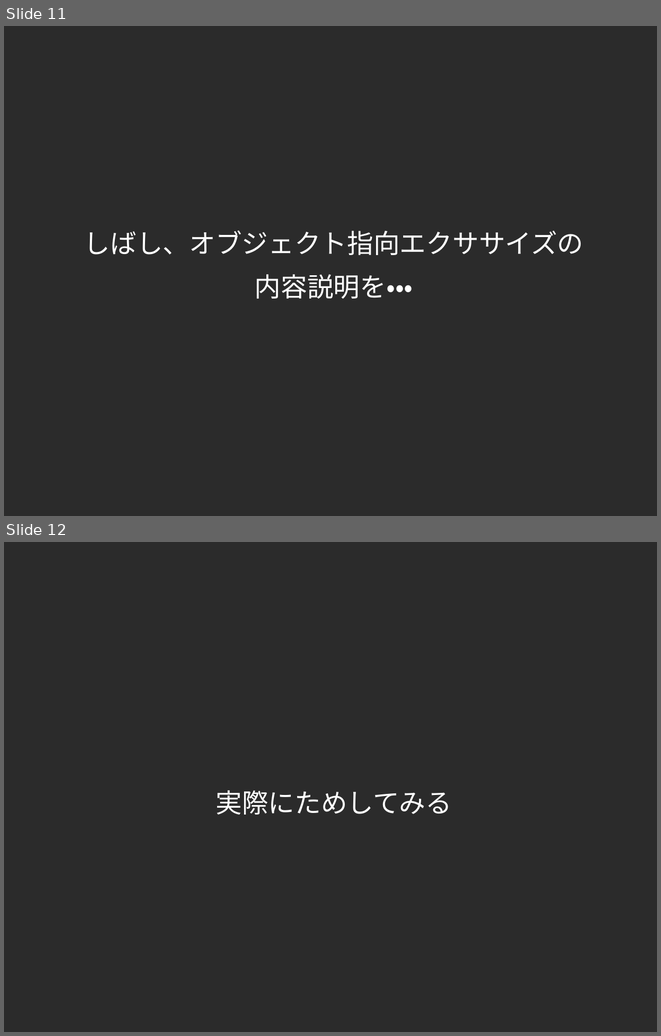
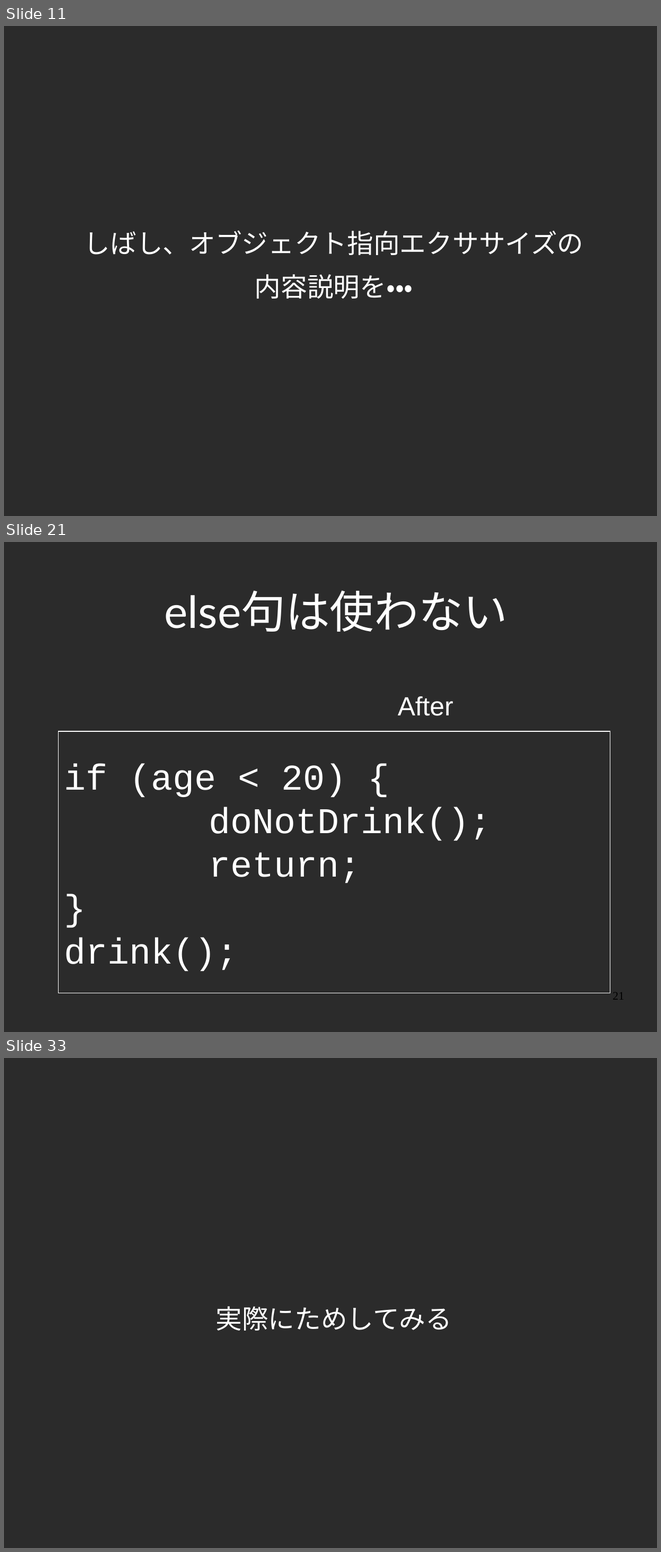
Before and after one commit to yojik/yojik-lib, a slide deck: 2009devsumi/oo_exercise/doc/devsum.odp. Shown one above the other, each under a label of ours: slides 11 and 12 before the commit, slides 11, 21 and 33 after it; the slides between them are not shown. The pictures are 661x1036 and 661x1552 pixels, drawn with LibreOffice and Linux fonts; fonts in the diff are those of the drawing; background and template pictures are left out; a plain dark background stands for a picture behind light text. Boxes give left, top, right and bottom in pixels: in the first picture for what was removed or moved away, otherwise in the second. Text is boxed around its words. In the diff, an @@ line names an element or a change of style, - is before the commit and + after.

```diff
--- a/2009devsumi/oo_exercise/doc/devsum.odp
+++ b/2009devsumi/oo_exercise/doc/devsum.odp
@@ slide 21 added at (4,542,657,1032), background picture (left out) @@
@@ title added at (165,590,508,632), 54 pt, text #FFFFFF @@
+else句は使わない
@@ text added at (398,696,453,716), 32 pt, text #FFFFFF @@
+After
@@ rectangle added at (59,731,611,993), outline #FFFFFF 0.74 pt, 44 pt, text #FFFFFF @@
+if (age < 20) {
+doNotDrink();
+return;
+}
+drink();
@@ page number added at (612,992,624,999), 14 pt, text #000000 @@
+21
@@ what was slide 12 is now slide 33 @@
```
Also in this commit, not shown: 7 slides changed, 20 other slides added.
